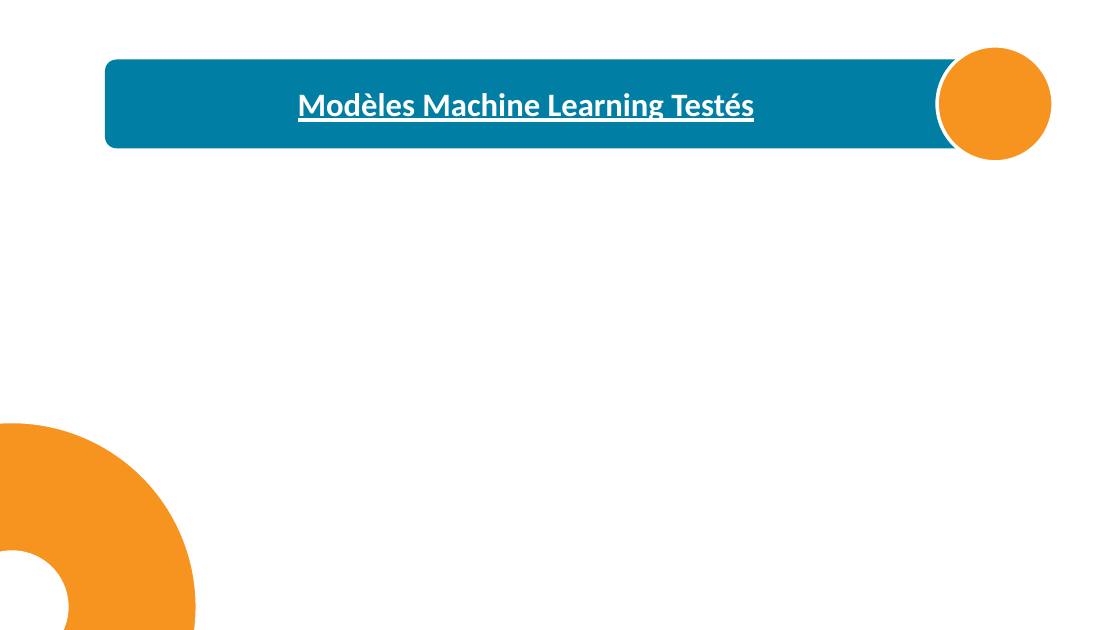
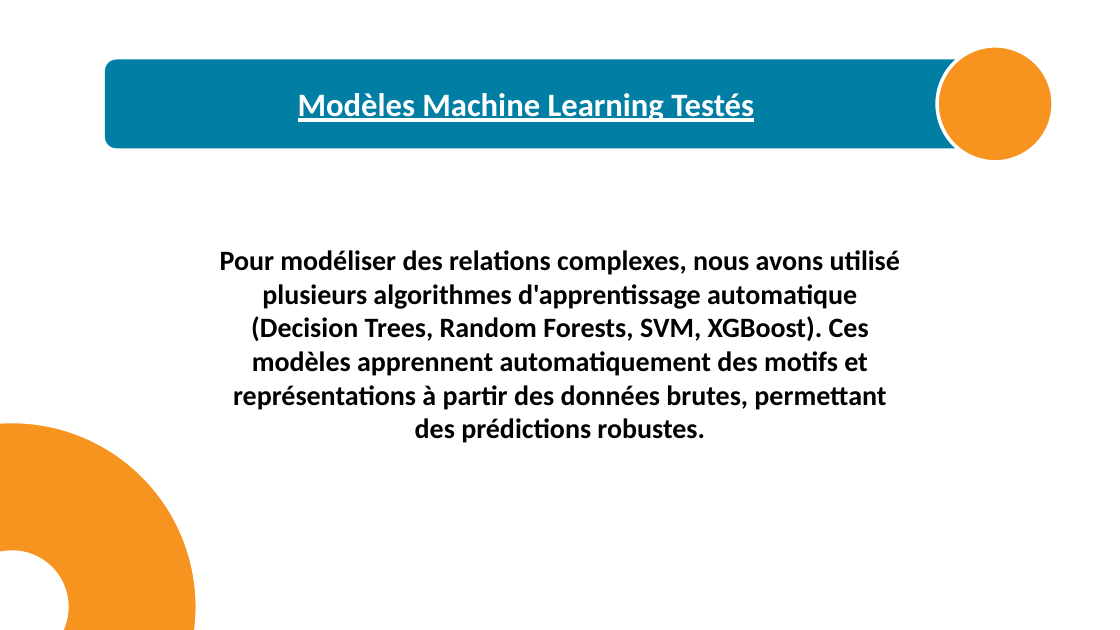
Before and after one commit to OussamaTabDev/DistributionElectrique, a slide deck: slide 11 of Rapport + Presentation + Video/Presentation2.pptx. Drawn at 1120x630 pixels with LibreOffice and Linux fonts; fonts in the diff are those of the drawing. Boxes give left, top, right and bottom in pixels: in the first picture for what was removed or moved away, otherwise in the second. Text is boxed around its words. In the diff, an @@ line names an element or a change of style, - is before the commit and + after.

```diff
--- a/Rapport + Presentation + Video/Presentation2.pptx
+++ b/Rapport + Presentation + Video/Presentation2.pptx
@@ text added at box(220, 250, 900, 443), 24 pt, text #000000, bold @@
+Pour modéliser des relations complexes, nous avons utilisé plusieurs algorithmes d'apprentissage automatique (Decision Trees, Random Forests, SVM, XGBoost). Ces modèles apprennent automatiquement des motifs et représentations à partir des données brutes, permettant des prédictions robustes.
```
Also in this commit, not shown: 6 other slides changed, 6 other files.
